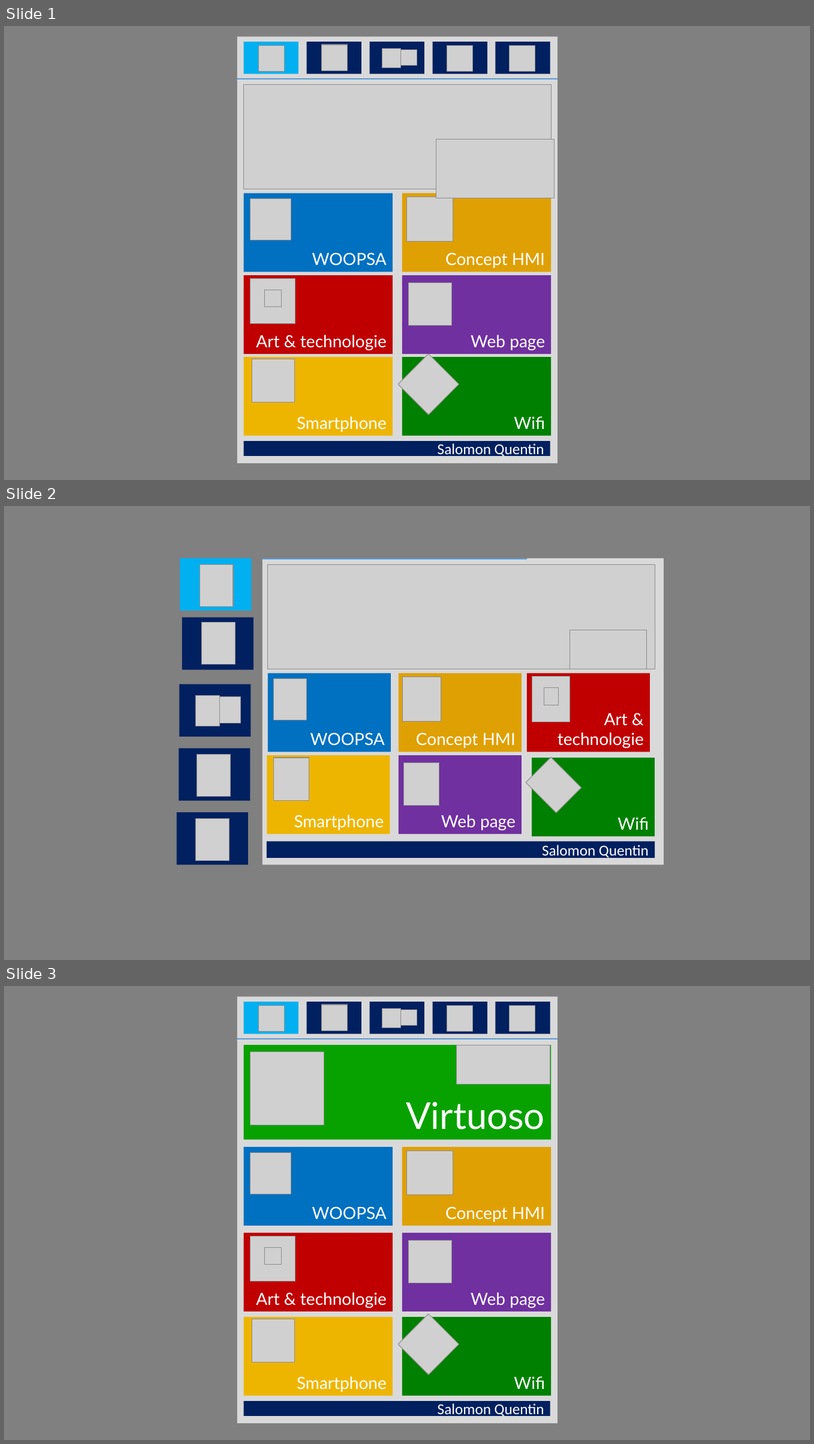
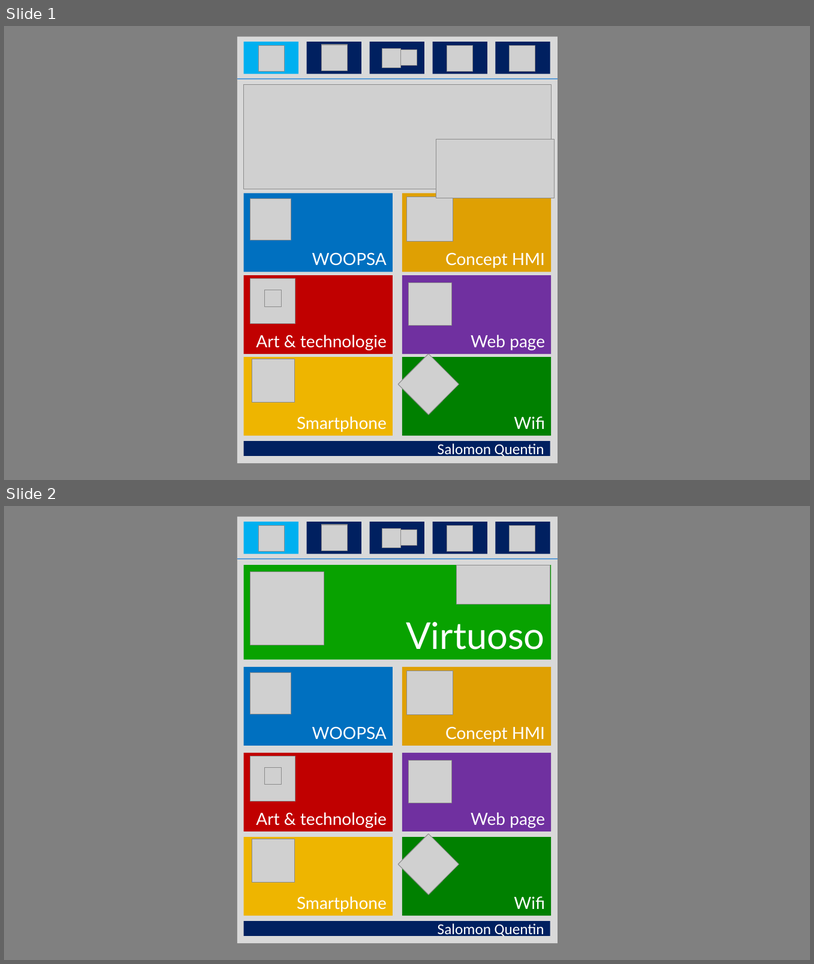
Before and after one commit to QuentinSalomon/TB, a slide deck: Administratif/Visuel/Visuel.pptx. Shown one above the other, each under a label of ours: slides 1, 2 and 3 before the commit, slides 1 and 2 after it. The pictures are 814x1444 and 814x964 pixels, drawn with LibreOffice and Linux fonts; fonts in the diff are those of the drawing; grey boxes stand for pictures. Boxes give left, top, right and bottom in pixels: in the first picture for what was removed or moved away, otherwise in the second. Text is boxed around its words. In the diff, an @@ line names an element or a change of style, - is before the commit and + after.

```diff
--- a/Administratif/Visuel/Visuel.pptx
+++ b/Administratif/Visuel/Visuel.pptx
@@ slide 2 removed at <box>4,506,810,960</box>, background #FFFFFF @@
@@ rectangle removed at <box>4,506,810,960</box> @@
@@ group removed at <box>177,558,254,865</box>: 6 pictures, 5 rectangles @@
@@ group removed at <box>263,558,665,864</box>: 9 pictures, 8 rectangles, 1 line @@
-WOOPSA
-Concept HMI
-Art & technologie
-Web page
-Smartphone
-Wifi
-Salomon Quentin
@@ what was slide 3 is now slide 2 @@
```
Also in this commit, not shown: 2 slides changed, 31 other files.
